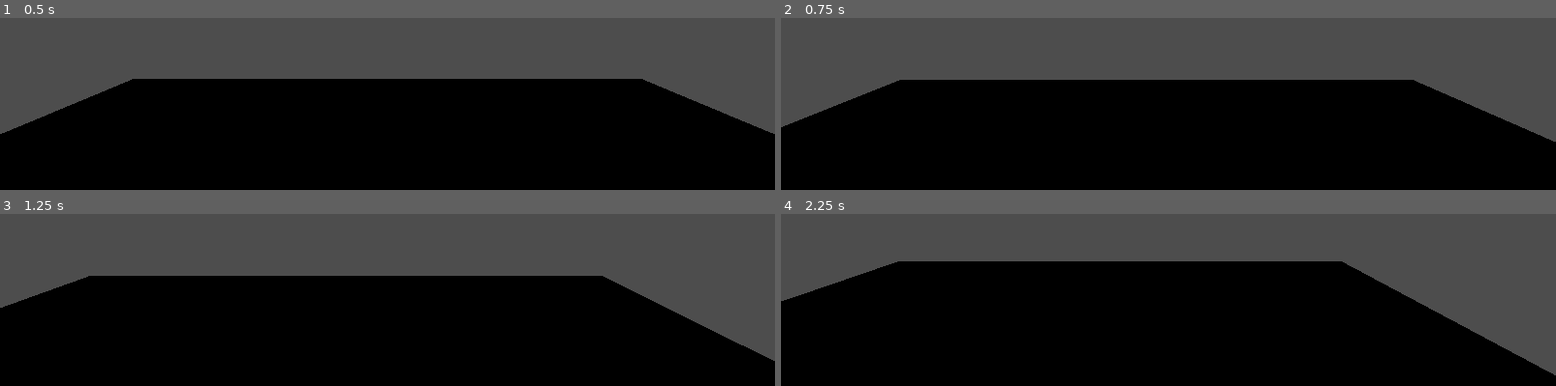
Above: before the commit, frames 1-4 (two rows, left to right).
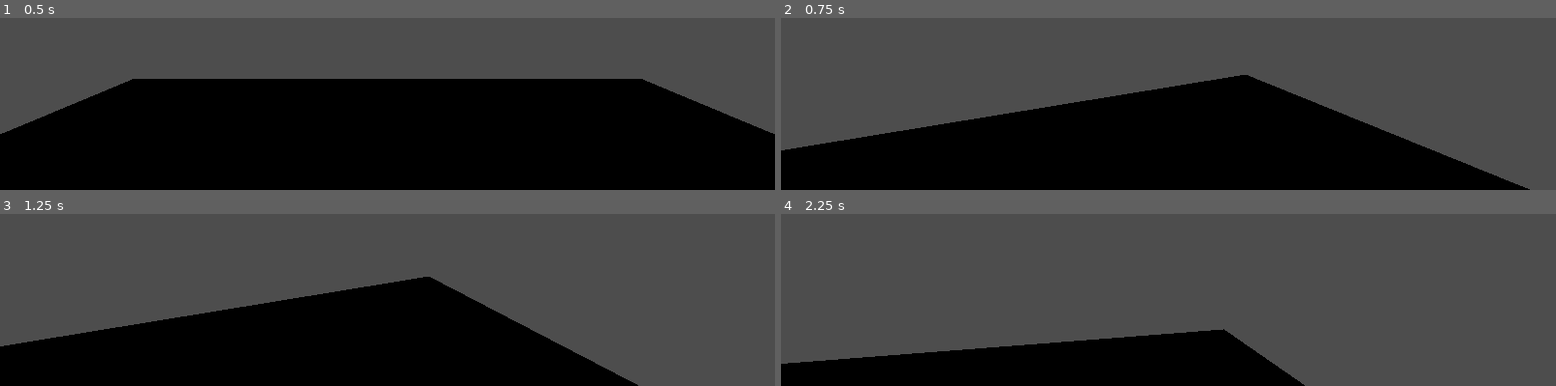
Above: after the commit, the same moments.

Repository: Volentie/The-Fractured-Codex
Game: Godot game, scene res://Scenes/main.tscn
The game is run twice, just before and just after one commit, with the same random seed, the same clock (stepped at 60 frames per second) and the same inputs.
Inputs (mouse positions are in pixels of both pictures, inside the frame that each line leads up to):
- Up to frame 1 (0.5 s): no input
- Up to frame 2 (0.75 s): tap Enter at 0.5 s; move the mouse to (outside the picture) at 0.52 s; hold D (go_right) from 0.53 s (still down)
- Up to frame 3 (1.25 s): keep holding D (go_right)
- Up to frame 4 (2.25 s): move the mouse to (outside the picture) at 1.27 s; release D (go_right) at 1.28 s; hold S (go_backward) 1.28-2.03 s; move the mouse to (outside the picture) at 2.02 s; hold D (go_right) from 2.03 s (still down)

Frame 1 is identical in both runs. In frame 2, 19% of the frame differs, in the area x 0-100%, y 33-100%; in frame 3, 25%; in frame 4, 47%, in the area x 0-100%, y 27-100%.

Commit message:
✨Initial camera implementation

Diff:
--- a/Scripts/Autoload/physics.gd
+++ b/Scripts/Autoload/physics.gd
@@ -12,8 +12,14 @@
 	"player": {
 		"mass": 1,
 		"accel": {
-			"walk": 1.1,
+			"walk": 0.4,
 			"jump": 10,
+		}
+	},
+	"constraints": {
+		"velocity": {
+			"max": 100,
+			"min": -100,
 		}
 	}
 }
@@ -57,3 +63,13 @@
 func apply_velocity() -> void:
 	translation["velocity"] += translation["accel"]
 	translation["velocity_unit"] = translation["velocity"].normalized()
+
+# This doesn't work as intended, I need to get back to it some other time
+# func get_velocity() -> bool:
+# 	var cur_script = get_script()
+# 	var obj = cur_script.get("velocity")
+# 	if "velocity" in cur_script:
+# 		print(true)
+# 		return true
+# 	print(false, obj)
+# 	return false
--- a/Scripts/Dynamic/player.gd
+++ b/Scripts/Dynamic/player.gd
@@ -1,5 +1,4 @@
 class_name Player extends CharacterBody3D
-
 
 const VU3 = {
 	"x": Vector3(1, 0, 0),
@@ -20,70 +19,105 @@
 var config = Physics.config
 var world_config = config["world"]
 var player_config = config["player"]
+var constraints_config = config["constraints"]
 var translation = Physics.translation
+var min_vel = constraints_config.velocity["min"]
+var max_vel = constraints_config.velocity["max"]
+var min_vel_v = Vector3(min_vel, min_vel, min_vel)
+var max_vel_v = Vector3(max_vel, max_vel, max_vel)
+var _scale = player_config.accel["walk"]
+const desaccelerate_factor = 0.2
+@onready var camera = $player_camera
 
-func go_forward(_scale: float = 1) -> void:
-	translation["velocity"] -= VU3.z * _scale
+var last_mouse_pos: Vector2
 
-func go_backward(_scale: float = 1) -> void:
-	translation["velocity"] += VU3.z * _scale
+func accelerate(axis: String, dir) -> void:
+	assert(axis and _scale and dir, "Invalid parameters")
+	if dir == "pos":
+		dir = 1
+	else:
+		dir = -1
+	translation["accel"] = (VU3[axis] * _scale) * dir
+	translation["velocity"] += translation["accel"]
 
-func go_left(_scale: float = 1) -> void:
-	translation["velocity"] -= VU3.x * _scale
+func go_forward() -> void:
+	accelerate("z", "neg")
 
-func go_right(_scale: float = 1) -> void:
-	translation["velocity"] += VU3.x * _scale
+func go_backward() -> void:
+	accelerate("z", "pos")
 
-func go_up(_scale: float = 1) -> void:
-	translation["velocity"] += VU3.y * _scale
+func go_left() -> void:
+	accelerate("x", "neg")
+
+func go_right() -> void:
+	accelerate("x", "pos")
+
+func go_up() -> void:
+	accelerate("y", "pos")
+
+func clear_accel():
+	translation["accel"] = VU3.c
 
 func clear_velocity():
 	translation["velocity"] = VU3.c
-	velocity = VU3.c
-
-func apply_transform(move: bool) -> void:
-	velocity = translation["velocity"]
-	if move:
-		move_and_slide()
-
-func move_and_clear() -> void:
-	apply_transform(true)
-	clear_velocity()
 
 func apply_gravity() -> void:
-	translation["velocity"] -= VU3.y * world_config.gravity
-	move_and_clear()
+	translation["accel"] -= VU3.y * world_config.gravity
 
-func update_transform(input_method: StringName, action: StringName) -> String:
-	assert(input_method in CustomInputs.input_methods and action in map, "Invalid input_method or action")
+func update_values(constraint: bool) -> void:
+	velocity = translation["velocity"]
+	if constraint:
+		velocity = velocity.clamp(min_vel_v, max_vel_v)
 
-	var callO = Callable(self, action)
-	if callO.is_valid():
-		if action == "go_up":
-			if is_on_floor():
-				callO.call(player_config.accel.jump)
-				return "jump"
-		else:
-			callO.call(player_config.accel.walk)
-			return "walk"
-	else:
-		Phaux.error("Invalid action: " + action)
-	return "Error"
-
-func _process(_delta):
-	var movement_type
+func breathe():
 	# Apply gravity if not grounded
 	if !is_on_floor():
 		apply_gravity()
+	# Update values
+	update_values(true)
+	# Desaccelerate so we don't keep moving forever
+	desaccelerate()
+	# Move
+	move_and_slide()
+	# Camera translation
+	camera_translation()
 
+func camera_translation():
+	var viewport = get_viewport()
+	var mouse_pos = viewport.get_mouse_position()
+	var center = Vector2(viewport.size.x / 2, viewport.size.y / 2)
+	var delta = mouse_pos - center
+	var sensitivity = 0.1
+	var camera_rotation = camera.rotation_degrees
+	camera_rotation.x -= delta.y * sensitivity
+	camera_rotation.x = clamp(camera_rotation.x, -90, 90)
+	camera_rotation.y -= delta.x * sensitivity
+	camera.rotation_degrees = camera_rotation
+	# Reset cursor to center
+	viewport.warp_mouse(center)
+
+
+func desaccelerate():
+	# Desaccelerate and round to 0 if close enough
+	if translation["velocity"].length() < 0.1:
+		translation["velocity"] = VU3.c
+	else:
+		translation["velocity"] = translation["velocity"].lerp(VU3.c, desaccelerate_factor)
+
+
+func update_transform(input_method: StringName, action: StringName) -> void:
+	assert(input_method in CustomInputs.input_methods and action in map, "Invalid input_method or action")
+	var callO = Callable(self, action)
+	if callO.is_valid():
+		callO.call()
+	else:
+		Phaux.error("Invalid action: " + action)
+
+func _process(_delta):
 	# Check for input
 	for custom_action in map:
 		if Input.is_action_pressed(custom_action):
-			movement_type = update_transform(&"holding", custom_action)
+			update_transform(&"holding", custom_action)
 
-	# Check if velocity has changed to move
-	if translation["velocity"] != Vector3.ZERO:
-		if movement_type == "walk":
-			move_and_clear()
-		elif movement_type == "jump":
-			apply_transform(true)
+	# Update values
+	breathe()
--- a/project.godot
+++ b/project.godot
@@ -12,7 +12,7 @@
 
 config/name="The Fractured Codex"
 run/main_scene="res://Scenes/main.tscn"
-config/features=PackedStringArray("4.2", "Forward Plus")
+config/features=PackedStringArray("4.3", "Forward Plus")
 
 [autoload]
 
@@ -28,30 +28,30 @@
 
 go_forward={
 "deadzone": 0.5,
-"events": [Object(InputEventKey,"resource_local_to_scene":fa …(172 unchanged characters)… eycode":87,"key_label":0,"unicode":119,"echo":false,"script":null)
-, Object(InputEventKey,"resource_local_to_scene":false,"reso …(166 unchanged characters)… ode":4194320,"key_label":0,"unicode":0,"echo":false,"script":null)
+"events": [Object(InputEventKey,"resource_local_to_scene":fa …(172 unchanged characters)… eycode":87,"key_label":0,"unicode":119,"location":0,"echo":false,"script":null)
+, Object(InputEventKey,"resource_local_to_scene":false,"reso …(166 unchanged characters)… ode":4194320,"key_label":0,"unicode":0,"location":0,"echo":false,"script":null)
 ]
 }
 go_backward={
 "deadzone": 0.5,
-"events": [Object(InputEventKey,"resource_local_to_scene":fa …(172 unchanged characters)… eycode":83,"key_label":0,"unicode":115,"echo":false,"script":null)
-, Object(InputEventKey,"resource_local_to_scene":false,"reso …(166 unchanged characters)… ode":4194322,"key_label":0,"unicode":0,"echo":false,"script":null)
+"events": [Object(InputEventKey,"resource_local_to_scene":fa …(172 unchanged characters)… eycode":83,"key_label":0,"unicode":115,"location":0,"echo":false,"script":null)
+, Object(InputEventKey,"resource_local_to_scene":false,"reso …(166 unchanged characters)… ode":4194322,"key_label":0,"unicode":0,"location":0,"echo":false,"script":null)
 ]
 }
 go_left={
 "deadzone": 0.5,
-"events": [Object(InputEventKey,"resource_local_to_scene":fa …(171 unchanged characters)… keycode":65,"key_label":0,"unicode":97,"echo":false,"script":null)
-, Object(InputEventKey,"resource_local_to_scene":false,"reso …(166 unchanged characters)… ode":4194319,"key_label":0,"unicode":0,"echo":false,"script":null)
+"events": [Object(InputEventKey,"resource_local_to_scene":fa …(171 unchanged characters)… keycode":65,"key_label":0,"unicode":97,"location":0,"echo":false,"script":null)
+, Object(InputEventKey,"resource_local_to_scene":false,"reso …(166 unchanged characters)… ode":4194319,"key_label":0,"unicode":0,"location":0,"echo":false,"script":null)
 ]
 }
 go_right={
 "deadzone": 0.5,
-"events": [Object(InputEventKey,"resource_local_to_scene":fa …(172 unchanged characters)… eycode":68,"key_label":0,"unicode":100,"echo":false,"script":null)
-, Object(InputEventKey,"resource_local_to_scene":false,"reso …(166 unchanged characters)… ode":4194321,"key_label":0,"unicode":0,"echo":false,"script":null)
+"events": [Object(InputEventKey,"resource_local_to_scene":fa …(172 unchanged characters)… eycode":68,"key_label":0,"unicode":100,"location":0,"echo":false,"script":null)
+, Object(InputEventKey,"resource_local_to_scene":false,"reso …(166 unchanged characters)… ode":4194321,"key_label":0,"unicode":0,"location":0,"echo":false,"script":null)
 ]
 }
 go_up={
 "deadzone": 0.5,
-"events": [Object(InputEventKey,"resource_local_to_scene":fa …(171 unchanged characters)… keycode":32,"key_label":0,"unicode":32,"echo":false,"script":null)
+"events": [Object(InputEventKey,"resource_local_to_scene":fa …(171 unchanged characters)… keycode":32,"key_label":0,"unicode":32,"location":0,"echo":false,"script":null)
 ]
 }
